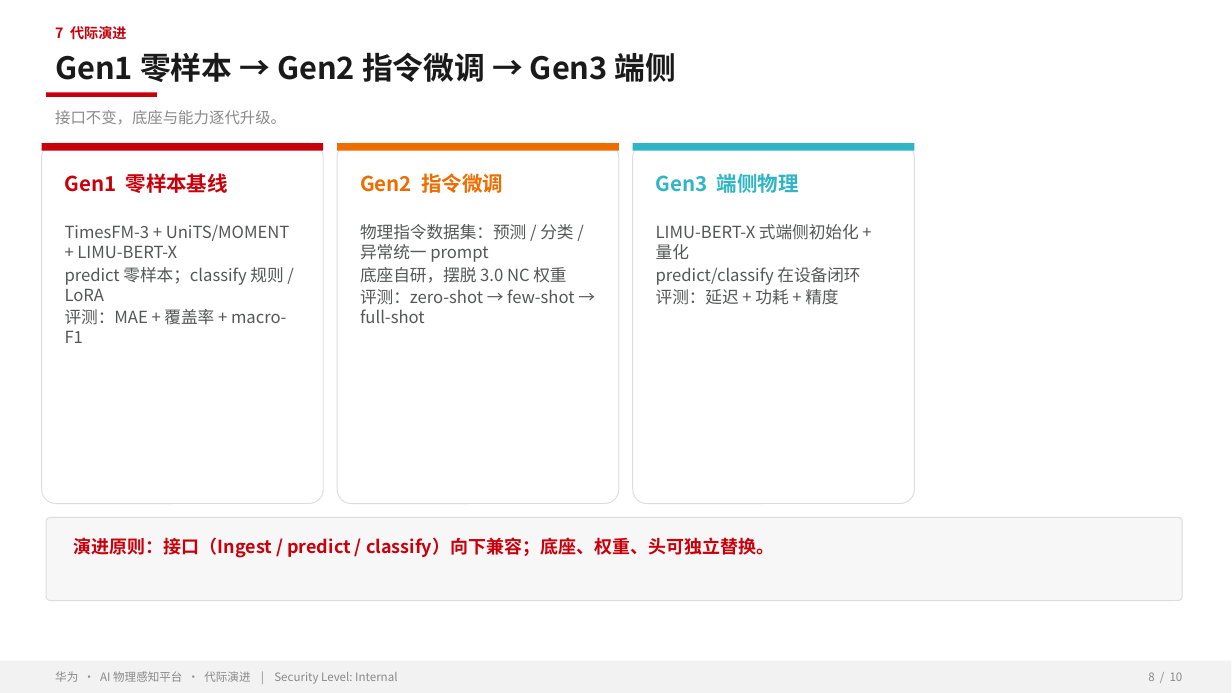
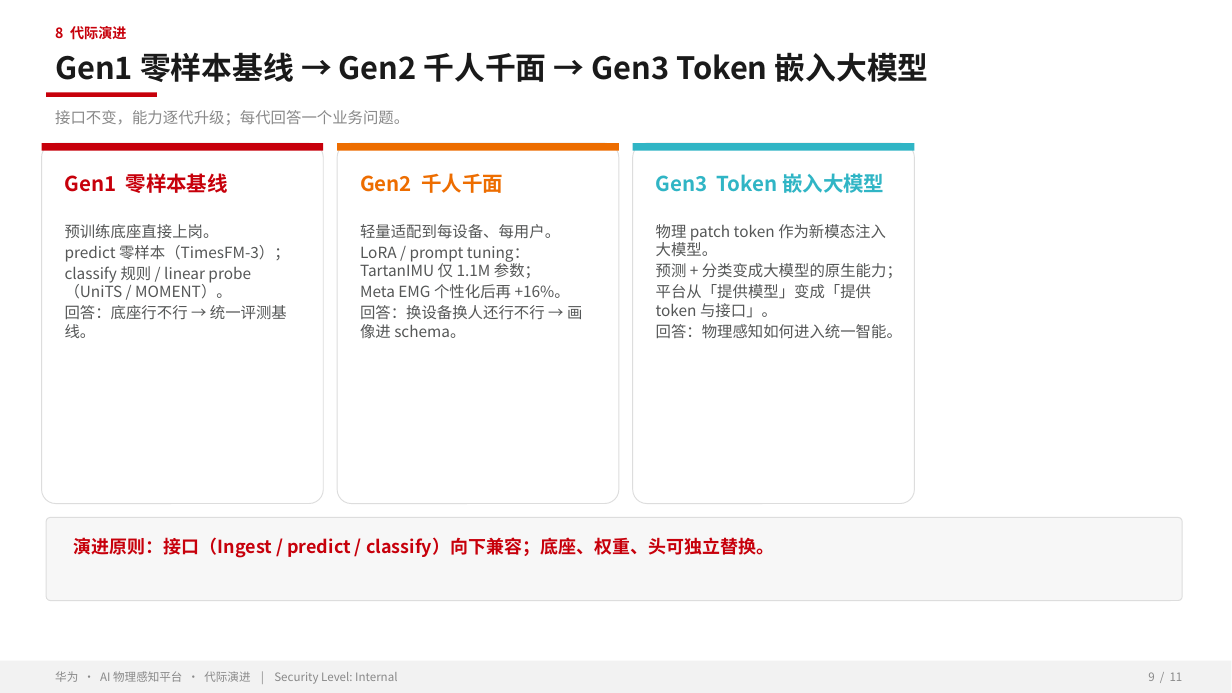
Before and after one commit to zhangrui1123/ai-physical-sensing, a slide deck: slide 9 of AI物理感知平台-华为汇报.pptx (slide 8 before the commit). Drawn at 1232x693 pixels with LibreOffice and Linux fonts; fonts in the diff are those of the drawing; background and template pictures are left out. Boxes give left, top, right and bottom in pixels: in the first picture for what was removed or moved away, otherwise in the second. Text is boxed around its words. In the diff, an @@ line names an element or a change of style, - is before the commit and + after.

```diff
--- a/AI物理感知平台-华为汇报.pptx
+++ b/AI物理感知平台-华为汇报.pptx
@@ text at [55,26,127,40]: text changed @@
-7 代际演进
+8 代际演进
@@ text at [55,52,929,82]: text changed @@
-Gen1 零样本 → Gen2 指令微调 → Gen3 端侧
+Gen1 零样本基线 → Gen2 千人千面 → Gen3 Token 嵌入大模型
@@ text at [55,110,409,125]: text changed @@
-接口不变，底座与能力逐代升级。
+接口不变，能力逐代升级；每代回答一个业务问题。
@@ text at [360,173,503,193]: text changed @@
-Gen2 指令微调
+Gen2 千人千面
@@ text at [656,173,884,193]: text changed @@
-Gen3 端侧物理
+Gen3 Token 嵌入大模型
@@ text at [65,224,290,338]: text changed; size 13 to 12 pt @@
-TimesFM-3 + UniTS/MOMENT + LIMU-BERT-X
-predict 零样本；classify 规则 / LoRA
-评测：MAE + 覆盖率 + macro-F1
+预训练底座直接上岗。
+predict 零样本（TimesFM-3）；
+classify 规则 / linear probe（UniTS / MOMENT）。
+回答：底座行不行 → 统一评测基线。
@@ text at [360,224,582,338]: text changed; size 13 to 12 pt @@
-物理指令数据集：预测 / 分类 / 异常统一 prompt
-底座自研，摆脱 3.0 NC 权重
-评测：zero-shot → few-shot → full-shot
+轻量适配到每设备、每用户。
+LoRA / prompt tuning：TartanIMU 仅 1.1M 参数；
+Meta EMG 个性化后再 +16%。
+回答：换设备换人还行不行 → 画像进 schema。
@@ text at [656,224,902,338]: text changed; size 13 to 12 pt @@
-LIMU-BERT-X 式端侧初始化 + 量化
-predict/classify 在设备闭环
-评测：延迟 + 功耗 + 精度
+物理 patch token 作为新模态注入大模型。
+预测 + 分类变成大模型的原生能力；
+平台从「提供模型」变成「提供 token 与接口」。
+回答：物理感知如何进入统一智能。
@@ text at [1148,672,1183,681]: text changed @@
-8 / 10
+9 / 11
```
Also in this commit, not shown: 8 other slides changed, 2 slides added, 1 slide removed, 1 other file.
